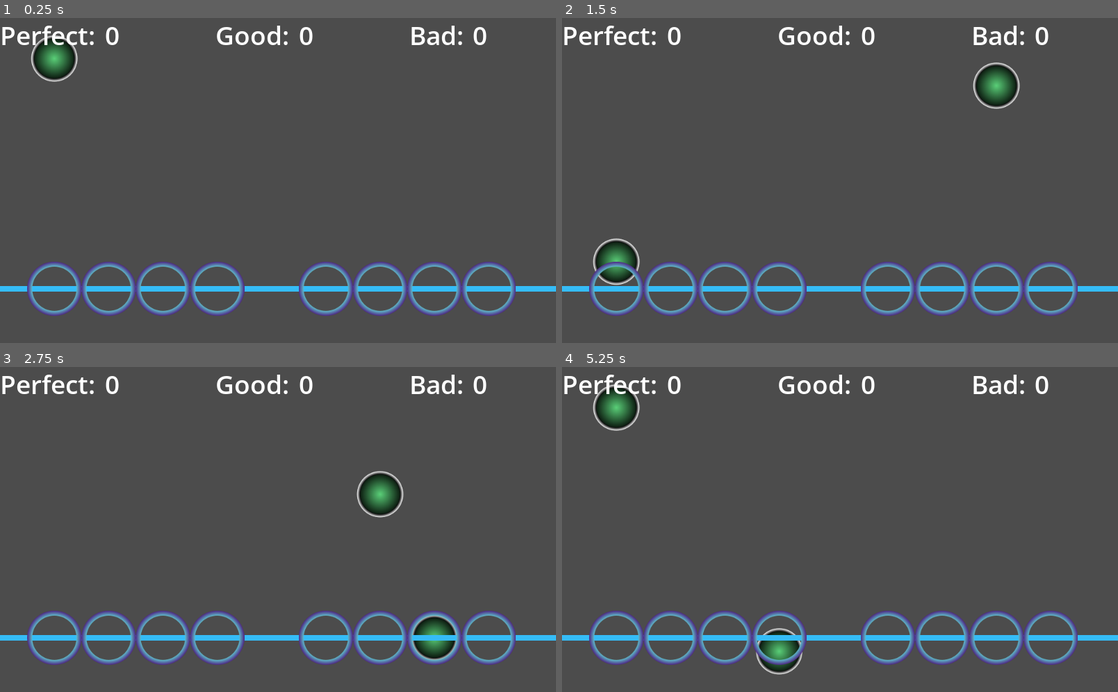
Above: before the commit, frames 1-4 (two rows, left to right).
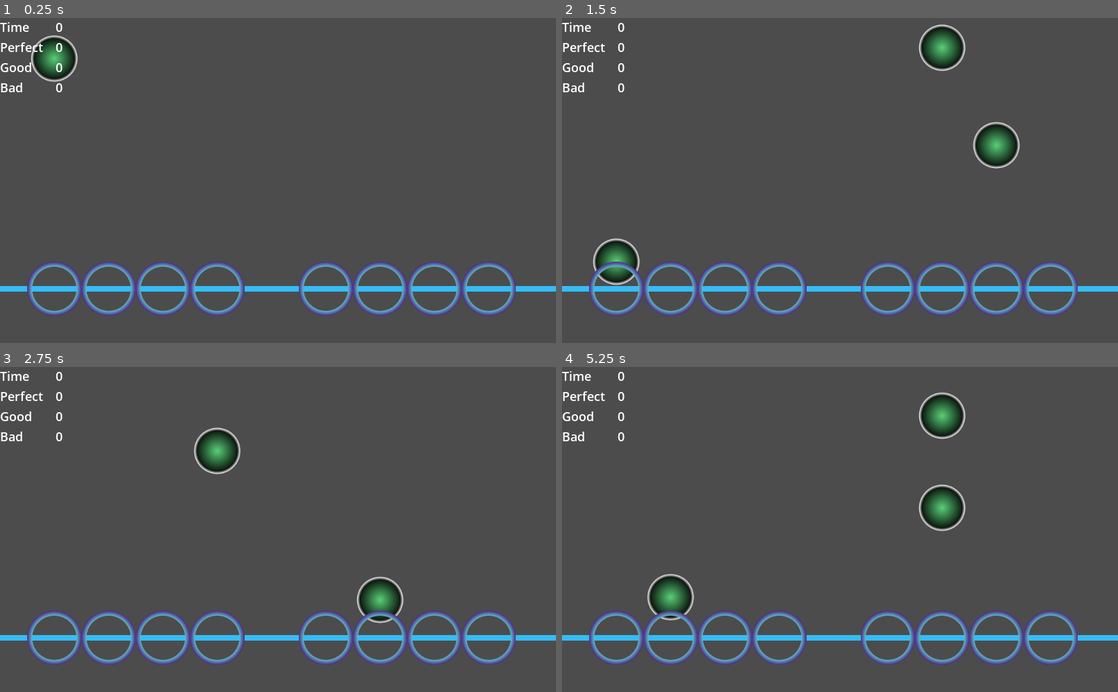
Above: after the commit, the same moments.

Repository: fractalbach/easy_rhythm
Game: Godot game, scene res://game.tscn
Two runs of this game, one before a commit and one after it. Both use one fixed random seed, a clock stepped at 60 frames per second and the inputs below.
Inputs:
- Up to frame 1 (0.25 s): no input
- Up to frame 2 (1.5 s): no input
- Up to frame 3 (2.75 s): no input
- Up to frame 4 (5.25 s): no input

The runs differ from the first frame. In frame 1, 1.5% of the frame differs, in the area x 0-88%, y 1-23%; in frame 2, 4.2%; in frame 3, 4.8%; in frame 4, 5.6%, in the area x 0-88%, y 1-95%.

Commit message:
modified scoreboard placement

Diff:
--- a/src/game.gd
+++ b/src/game.gd
@@ -1,4 +1,9 @@
 extends Node2D
+
+onready var counter_time    = $Control/Info/Values/Counter_Time
+onready var counter_perfect = $Control/Info/Values/Counter_Perfect
+onready var counter_good    = $Control/Info/Values/Counter_Good
+onready var counter_bad     = $Control/Info/Values/Counter_Bad
 
 var PianoKey = load("res://PianoKey/PianoKey.tscn")
 var Note = load("res://Note/Note.tscn")
@@ -25,11 +30,13 @@
 var note_counter = 101
 var next_end_count = 100
 
+
+
 func _physics_process(_delta: float) -> void:
 	note_counter += 1
 	if note_counter > next_end_count:
 		note_counter = 0
-		next_end_count = rng.randi_range(10, 100)
+		next_end_count = rng.randi_range(10, 80)
 		var r = rng.randi_range(0, 7)
 		var node = Note.instance()
 		$note_path.add_child(node)
@@ -43,16 +50,20 @@
 
 func _on_good_hit():
 	good_hits += 1
-	$Control/MarginContainer/Scores/Label_good_count.text = str(good_hits)
+	counter_good.text = str(good_hits)
 
 func _on_bad_hit():
 	bad_hits += 1
-	$Control/MarginContainer/Scores/Label_bad_count.text = str(bad_hits)
+	counter_bad.text = str(bad_hits)
 
 func _on_perfect_hit():
 	perfect_hits += 1
-	$Control/MarginContainer/Scores/Label_perfect_count2.text = str(perfect_hits)
+	counter_perfect.text = str(perfect_hits)
 
-#func _input(event: InputEvent) -> void:
-#	if event.is_action_pressed("quit_game"):
-#		get_tree().quit()
+func _unhandled_input(event: InputEvent) -> void:
+	if event.is_action_pressed("quit_game"):
+		get_tree().quit()
+
+
+func _process(delta: float) -> void:
+	pass
--- a/src/game.tscn
+++ b/src/game.tscn
@@ -4,7 +4,7 @@
 [ext_resource path="res://game.gd" type="Script" id=4]
 
 [sub_resource type="DynamicFont" id=1]
-size = 48
+size = 24
 font_data = ExtResource( 1 )
 
 [sub_resource type="Theme" id=2]
@@ -29,53 +29,83 @@
 "_edit_use_anchors_": false
 }
 
-[node name="MarginContainer" type="MarginContainer" parent="Control"]
-margin_bottom = 14.0
+[node name="Info" type="HBoxContainer" parent="Control"]
+margin_top = 1.0
+margin_right = 220.0
+margin_bottom = 187.0
+custom_constants/separation = 10
 __meta__ = {
 "_edit_use_anchors_": false
 }
 
-[node name="Scores" type="HBoxContainer" parent="Control/MarginContainer"]
-margin_right = 1075.0
-margin_bottom = 67.0
+[node name="Keys" type="VBoxContainer" parent="Control/Info"]
+margin_right = 95.0
+margin_bottom = 186.0
 
-[node name="Label_perfect" type="Label" parent="Control/MarginContainer/Scores"]
-margin_right = 192.0
-margin_bottom = 67.0
-text = "Perfect: "
+[node name="Title_Time" type="Label" parent="Control/Info/Keys"]
+margin_right = 95.0
+margin_bottom = 34.0
+text = "Time"
 
-[node name="Label_perfect_count2" type="Label" parent="Control/MarginContainer/Scores"]
-margin_left = 196.0
-margin_right = 396.0
-margin_bottom = 67.0
-rect_min_size = Vector2( 200, 0 )
-text = "0"
+[node name="Title_Perfect" type="Label" parent="Control/Info/Keys"]
+margin_top = 38.0
+margin_right = 95.0
+margin_bottom = 72.0
+text = "Perfect  "
 
-[node name="Label_good" type="Label" parent="Control/MarginContainer/Scores"]
-margin_left = 400.0
-margin_right = 548.0
-margin_bottom = 67.0
-text = "Good: "
+[node name="Title_Good" type="Label" parent="Control/Info/Keys"]
+margin_top = 76.0
+margin_right = 95.0
+margin_bottom = 110.0
+text = "Good"
 
-[node name="Label_good_count" type="Label" parent="Control/MarginContainer/Scores"]
-margin_left = 552.0
-margin_right = 752.0
-margin_bottom = 67.0
-rect_min_size = Vector2( 200, 0 )
-text = "0"
-
-[node name="Label_bad" type="Label" parent="Control/MarginContainer/Scores"]
-margin_left = 756.0
-margin_right = 871.0
-margin_bottom = 67.0
-text = "Bad: "
+[node name="Title_Bad" type="Label" parent="Control/Info/Keys"]
+margin_top = 114.0
+margin_right = 95.0
+margin_bottom = 148.0
+text = "Bad"
 __meta__ = {
 "_edit_use_anchors_": false
 }
 
-[node name="Label_bad_count" type="Label" parent="Control/MarginContainer/Scores"]
-margin_left = 875.0
-margin_right = 1075.0
-margin_bottom = 67.0
-rect_min_size = Vector2( 200, 0 )
+[node name="Values" type="VBoxContainer" parent="Control/Info"]
+margin_left = 105.0
+margin_right = 225.0
+margin_bottom = 186.0
+
+[node name="Counter_Time" type="Label" parent="Control/Info/Values"]
+margin_right = 120.0
+margin_bottom = 34.0
+rect_min_size = Vector2( 120, 0 )
 text = "0"
+
+[node name="Counter_Perfect" type="Label" parent="Control/Info/Values"]
+margin_top = 38.0
+margin_right = 120.0
+margin_bottom = 72.0
+rect_min_size = Vector2( 120, 0 )
+text = "0"
+
+[node name="Counter_Good" type="Label" parent="Control/Info/Values"]
+margin_top = 76.0
+margin_right = 120.0
+margin_bottom = 110.0
+rect_min_size = Vector2( 120, 0 )
+text = "0"
+
+[node name="Counter_Bad" type="Label" parent="Control/Info/Values"]
+margin_top = 114.0
+margin_right = 120.0
+margin_bottom = 148.0
+rect_min_size = Vector2( 120, 0 )
+text = "0"
+
+[node name="Perfect" type="HBoxContainer" parent="Control/Info"]
+margin_left = 235.0
+margin_right = 235.0
+margin_bottom = 186.0
+
+[node name="HBoxContainer" type="HBoxContainer" parent="Control/Info"]
+margin_left = 245.0
+margin_right = 245.0
+margin_bottom = 186.0
Not shown: 2 places in src/Note/Note.tscn that only renumber resources
